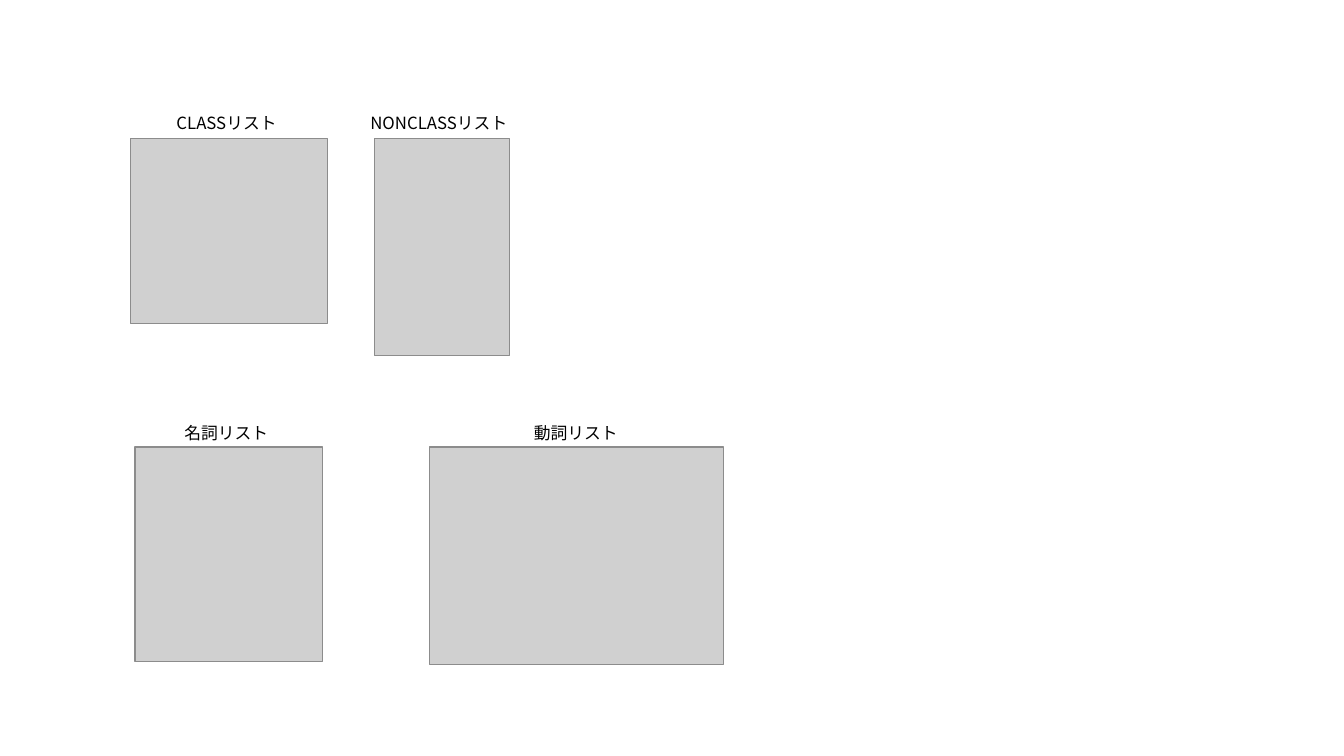
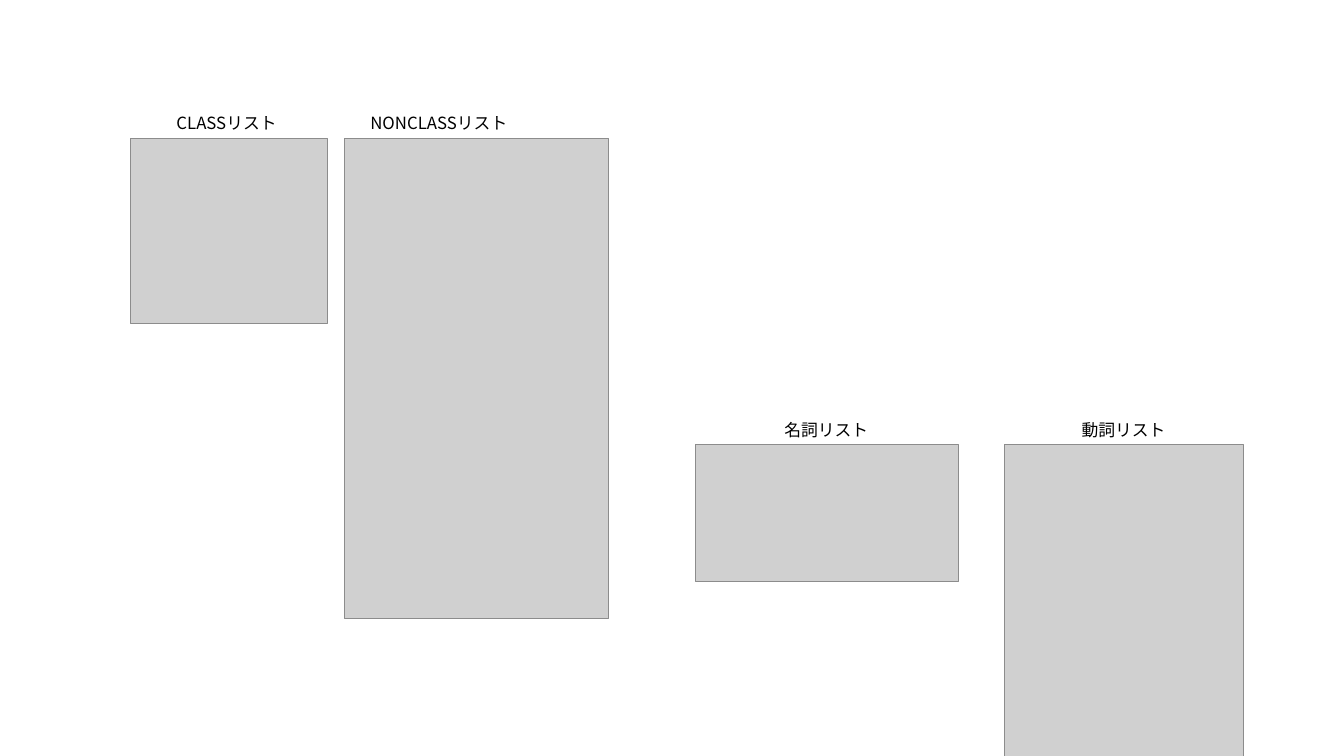
Before and after one commit to sugaken0528/masterPaper, a slide deck: slide 18 of image/sozai.pptx (slide 16 before the commit). Drawn at 1344x756 pixels with LibreOffice and Linux fonts; fonts in the diff are those of the drawing; grey boxes stand for pictures. Boxes give left, top, right and bottom in pixels: in the first picture for what was removed or moved away, otherwise in the second. Text is boxed around its words. In the diff, an @@ line names an element or a change of style, - is before the commit and + after.

```diff
--- a/image/sozai.pptx
+++ b/image/sozai.pptx
@@ picture added at box(345, 138, 610, 618) @@
@@ picture removed at box(374, 138, 509, 356) @@
@@ text "名詞リスト": place and size @@
-text "名詞リスト" at box(184, 425, 268, 441)
+text "名詞リスト" at box(784, 422, 868, 438)
@@ text "動詞リスト": place and size @@
-text "動詞リスト" at box(534, 425, 618, 441)
+text "動詞リスト" at box(1082, 422, 1166, 438)
@@ picture removed at box(135, 447, 323, 661) @@
@@ picture removed at box(430, 447, 724, 664) @@
@@ picture added at box(696, 445, 959, 581) @@
@@ picture added at box(1005, 445, 1245, 756) @@
```
Also in this commit, not shown: 4 other slides changed, 4 slides added, 2 slides removed, 37 other files.
